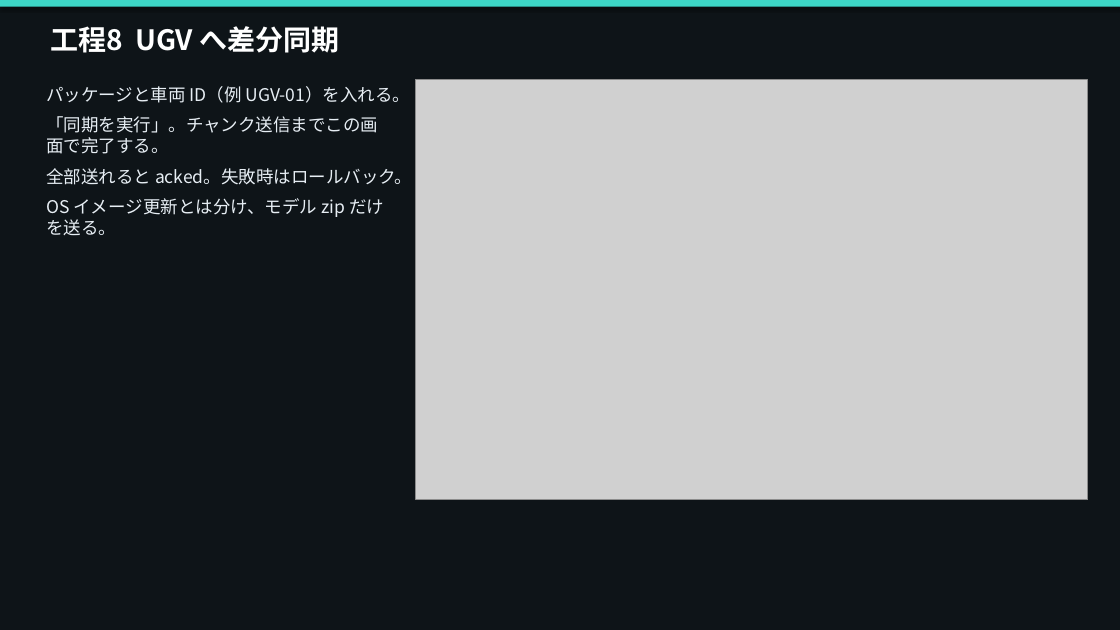
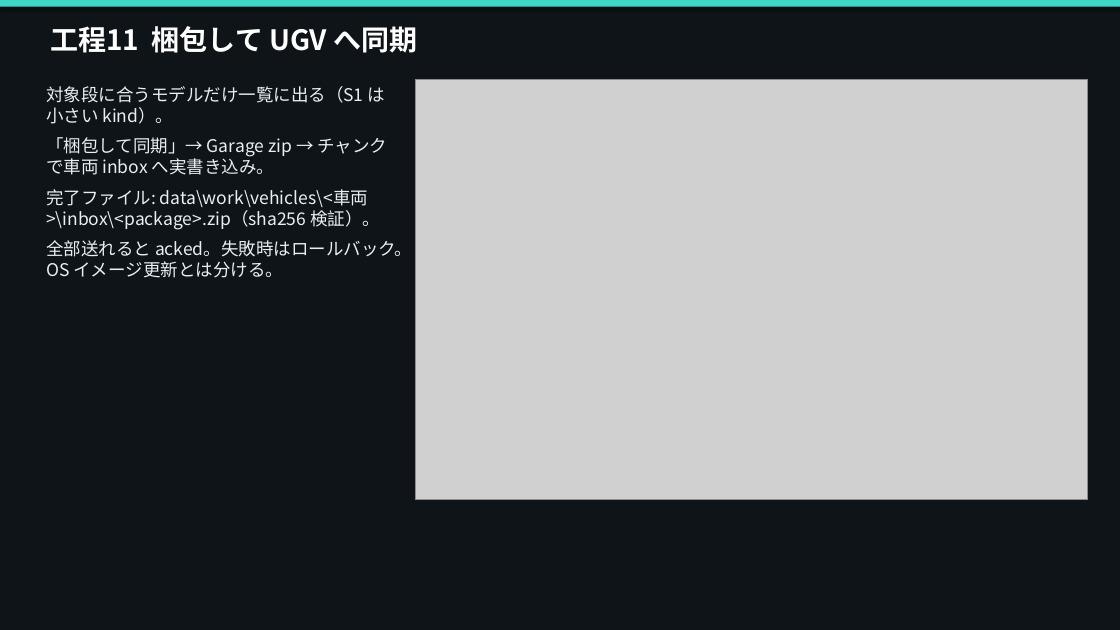
Before and after one commit to xeno1983/MLOPs_DEV, a slide deck: slide 21 of docs/procedure/UGV_MLOps_データ取込からデプロイ手順.pptx (slide 19 before the commit). Drawn at 1120x630 pixels with LibreOffice and Linux fonts; fonts in the diff are those of the drawing; grey boxes stand for pictures. Boxes give left, top, right and bottom in pixels: in the first picture for what was removed or moved away, otherwise in the second. Text is boxed around its words. In the diff, an @@ line names an element or a change of style, - is before the commit and + after.

```diff
--- a/docs/procedure/UGV_MLOps_データ取込からデプロイ手順.pptx
+++ b/docs/procedure/UGV_MLOps_データ取込からデプロイ手順.pptx
@@ text at <box>50,26,418,53</box>: text changed @@
-工程8 UGV へ差分同期
+工程11 梱包して UGV へ同期
@@ text at <box>46,86,412,278</box>: text changed @@
-パッケージと車両 ID（例 UGV-01）を入れる。
-「同期を実行」。チャンク送信までこの画面で完了する。
-全部送れると acked。失敗時はロールバック。
-OS イメージ更新とは分け、モデル zip だけを送る。
+対象段に合うモデルだけ一覧に出る（S1 は小さい kind）。
+「梱包して同期」→ Garage zip → チャンクで車両 inbox へ実書き込み。
+完了ファイル: data\work\vehicles\<車両>\inbox\<package>.zip（sha256 検証）。
+全部送れると acked。失敗時はロールバック。OS イメージ更新とは分ける。
```
Also in this commit, not shown: 15 other slides changed, 3 slides added, 1 slide removed, 40 other files.
